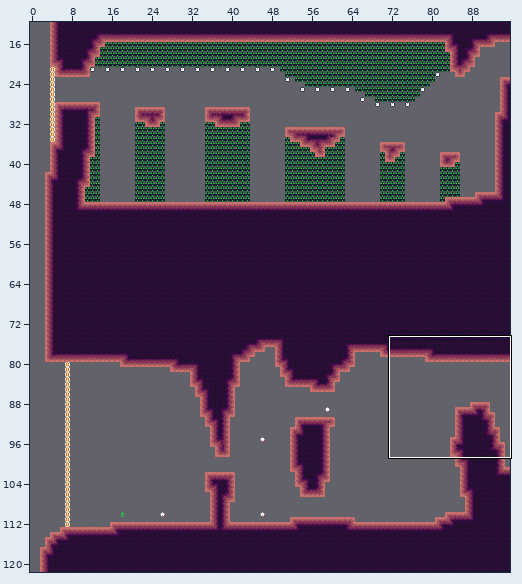
An edit to a level. Tiled map (JSON), assets/world/room/dirt1.json. The picture above shows the old version from afar; the outline marks the close-up.
Close-up. Before the commit:
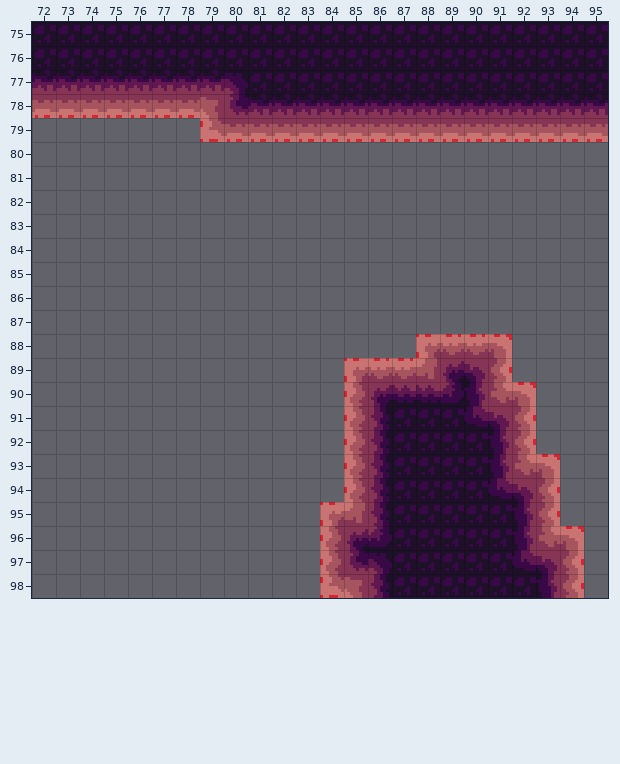
Cells are 8x8 px. Shown: x 72..95, y 75..98. The commit also changed other parts of the map, which this record leaves out.
The same view after the edit:
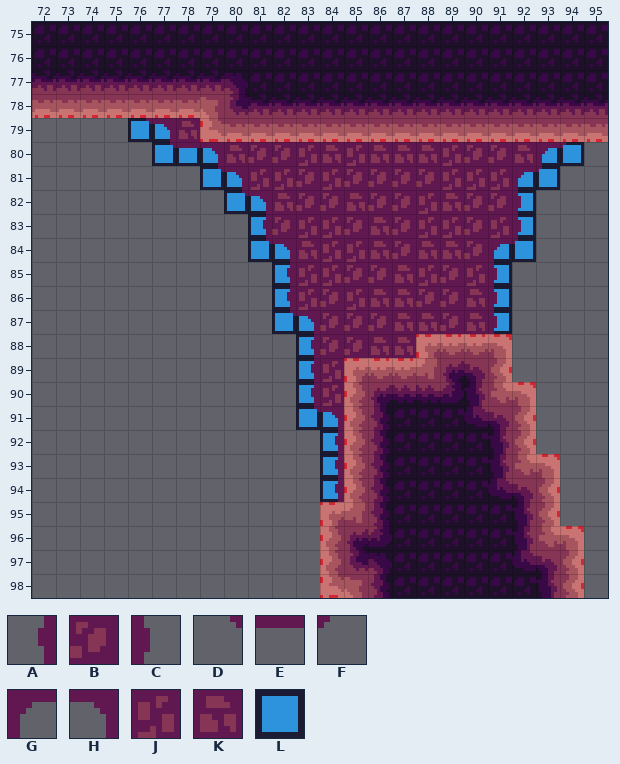
Key: from "dirt_bg_decal": A 13, B 14, C 15, D 26, E 27, F 28, G 39, H 40, J 41, K 54; from "tools": L 20.
_ is an empty cell.
What changed:
Layer "bg_draft":
There is now tile L in row 79 at x 76 to 77; in row 80 at x 77 to 79 and 93 to 94; in row 81 at x 79 to 80 and 92 to 93; in row 82 at x 80 to 81 and 92; in row 83 at x 81 and 92; in row 84 at x 81 to 82 and 91 to 92.
There is now tile L in rows 85 to 86 at x 82 and 91; in row 87 at x 82 to 83 and 91; in rows 88 to 90 at x 83; in row 91 at x 83 to 84; in rows 92 to 94 at x 84.
Layer "bg":
There is now tile A in row 83 at x 81; in rows 85 to 86 at x 82; in rows 88 to 90 at x 83; in rows 92 to 94 at x 84.
There is now tile B in row 80 at x 81 to 82 and 90 to 91; in row 81 at x 83 and 85 to 88; in row 82 at x 83 to 84, 86 to 87 and 90 to 91; in row 83 at x 82, 85, 87 and 90; in row 84 at x 87 and 90; in row 85 at x 85 to 86 and 89.
There is now tile B in row 86 at x 84 and 88 to 89; in row 87 at x 84 to 86 and 89; in row 88 at x 84 to 85.
There is now tile C in rows 82 to 83 at x 92; in rows 85 to 87 at x 91.
There is now tile D in row 79 at x 76; in row 80 at x 77; in row 81 at x 79; in row 82 at x 80; in row 84 at x 81; in row 87 at x 82.
There is now tile D in row 91 at x 83.
There is now tile E in row 80 at x 78.
There is now tile F in row 80 at x 94; in row 81 at x 93; in row 84 at x 92.
There is now tile G in row 80 at x 93; in row 81 at x 92; in row 84 at x 91.
There is now tile H in row 79 at x 77; in row 80 at x 79; in row 81 at x 80; in row 82 at x 81; in row 84 at x 82; in row 87 at x 83.
There is now tile H in row 91 at x 84.
There is now tile J in row 80 at x 83, 85 and 89; in row 81 at x 81 to 82, 84 and 89 to 91; in row 82 at x 88; in row 83 at x 83 to 84, 88 to 89 and 91; in row 84 at x 84 to 85; in row 85 at x 83 to 84, 88 and 90.
There is now tile J in row 86 at x 83 and 85; in rows 89 to 90 at x 84.
There is now tile K in row 79 at x 78; in row 80 at x 80, 84, 86 to 88 and 92; in row 82 at x 82, 85 and 89; in row 83 at x 86; in row 84 at x 83, 86 and 88 to 89; in row 85 at x 87.
There is now tile K in row 86 at x 86 to 87 and 90; in row 87 at x 87 to 88 and 90; in row 88 at x 86 to 87.
Changed places in both close-ups, as pixel boxes (x1, y1, x2, y2):
added: (128, 118, 584, 502)
